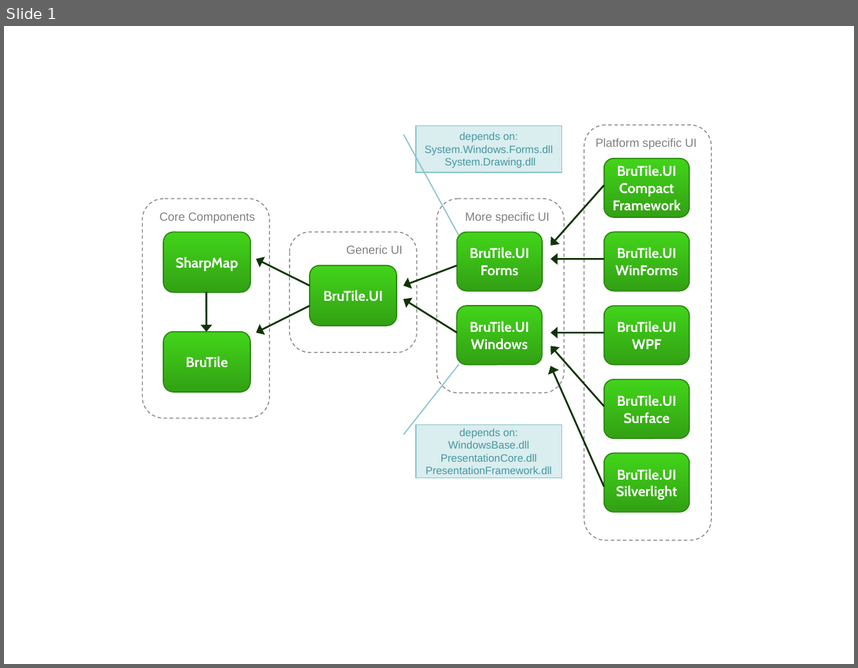
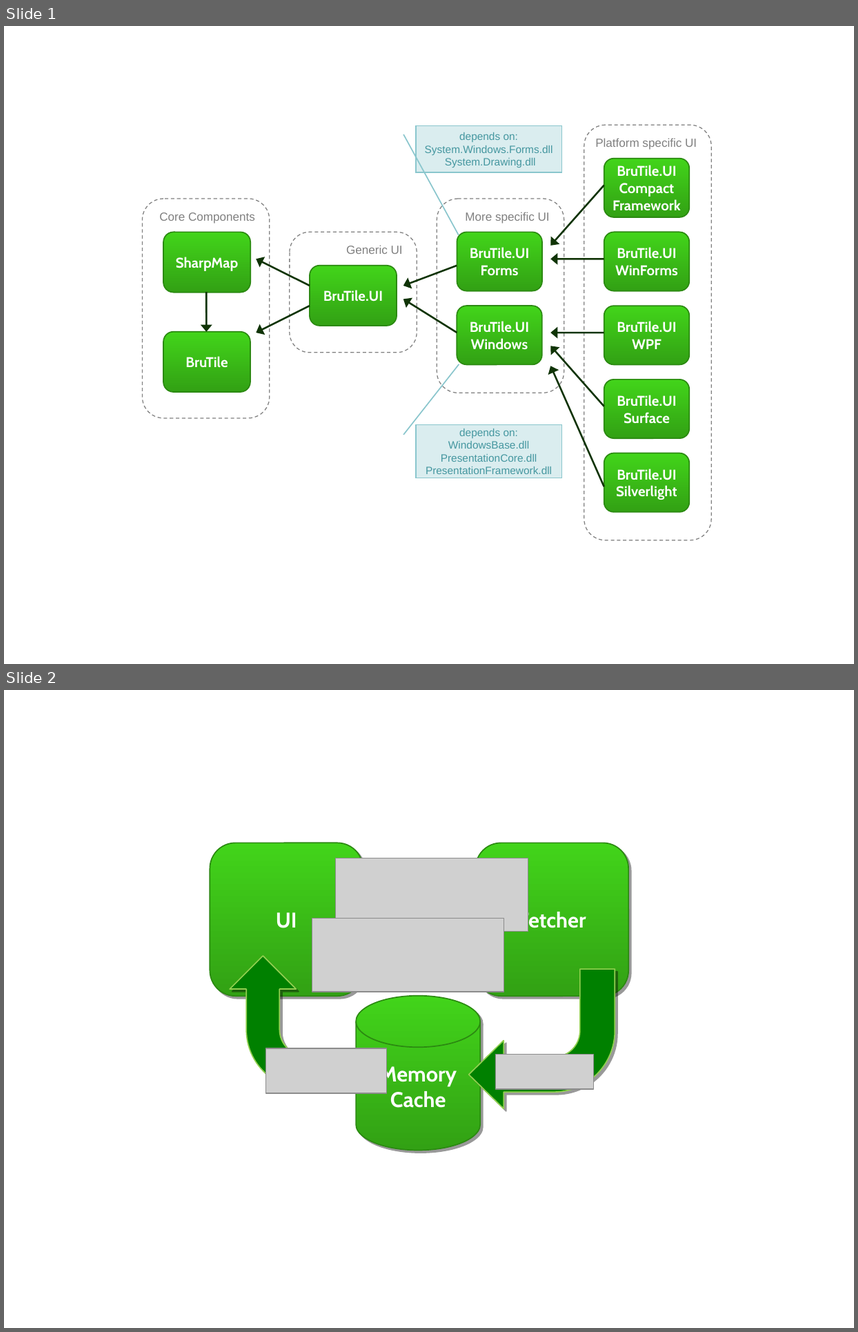
Before and after one commit to BruTile/BruTile, a slide deck: docs/BruTile assemblies.ppt. Shown one above the other, each under a label of ours: slide 1 before the commit, slides 1 and 2 after it. The pictures are 858x668 and 858x1332 pixels, drawn with LibreOffice and Linux fonts; fonts in the diff are those of the drawing; grey boxes stand for pictures. Boxes give left, top, right and bottom in pixels: in the first picture for what was removed or moved away, otherwise in the second. Text is boxed around its words. In the diff, an @@ line names an element or a change of style, - is before the commit and + after.

```diff
--- a/docs/BruTile assemblies.ppt
+++ b/docs/BruTile assemblies.ppt
@@ slide 2 added at bbox=[4, 690, 854, 1328], background #FFFFFF @@
@@ rounded rectangle added at bbox=[157, 789, 688, 1221], outline #FFFFFF 2.01 pt @@
@@ freeform shape added at bbox=[210, 843, 363, 996], fill gradient #42D41A to #32A114, outline #2B8911 0.99 pt, 18 pt, text #FFFFFF, bold @@
+UI
@@ rounded rectangle added at bbox=[476, 843, 629, 996], fill gradient #42D41A to #32A114, outline #2B8911 0.99 pt, 18 pt, text #FFFFFF, bold @@
+Fetcher
@@ picture added at bbox=[335, 858, 528, 931] @@
@@ picture added at bbox=[312, 918, 504, 992] @@
@@ freeform shape added at bbox=[230, 955, 363, 1088], fill #008000, outline #92D050 0.99 pt @@
@@ freeform shape added at bbox=[469, 969, 615, 1108], fill #008000, outline #92D050 0.99 pt @@
@@ cylinder added at bbox=[356, 995, 480, 1150], fill gradient #42D41A to #32A114, outline #2B8911 0.99 pt, 18 pt, text #FFFFFF, bold @@
+Memory
+Cache
@@ picture added at bbox=[266, 1048, 386, 1093] @@
@@ picture added at bbox=[496, 1054, 594, 1089] @@
```
Also in this commit, not shown: 37 other files.
